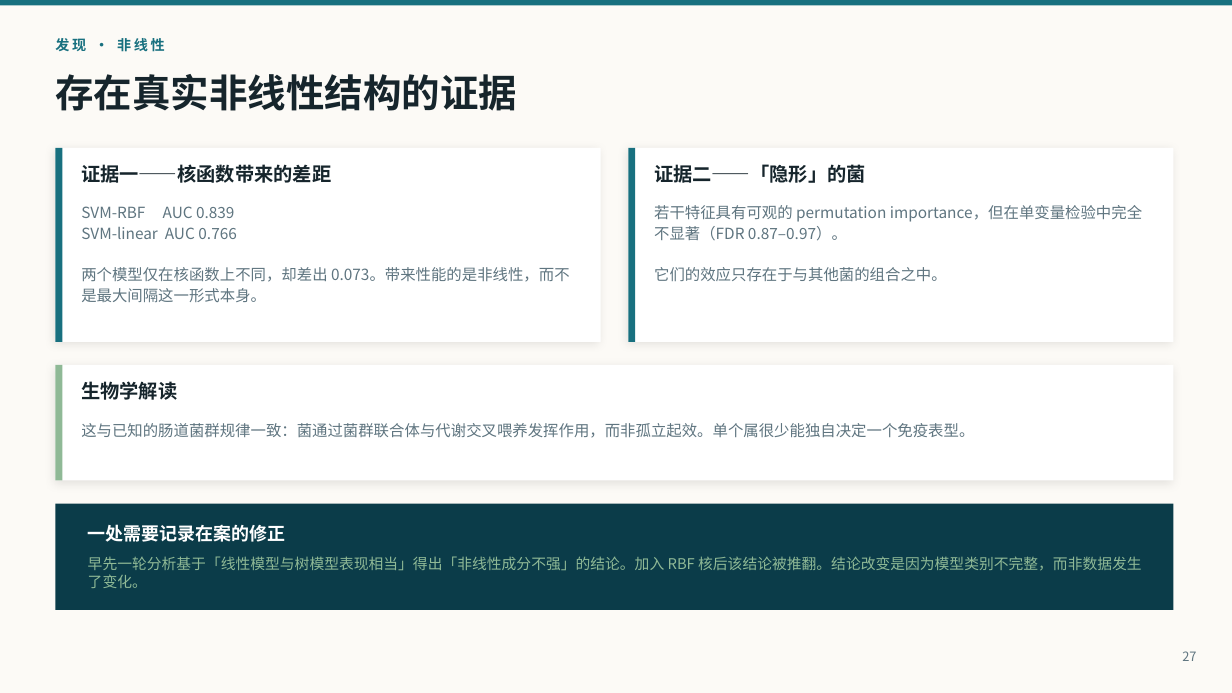
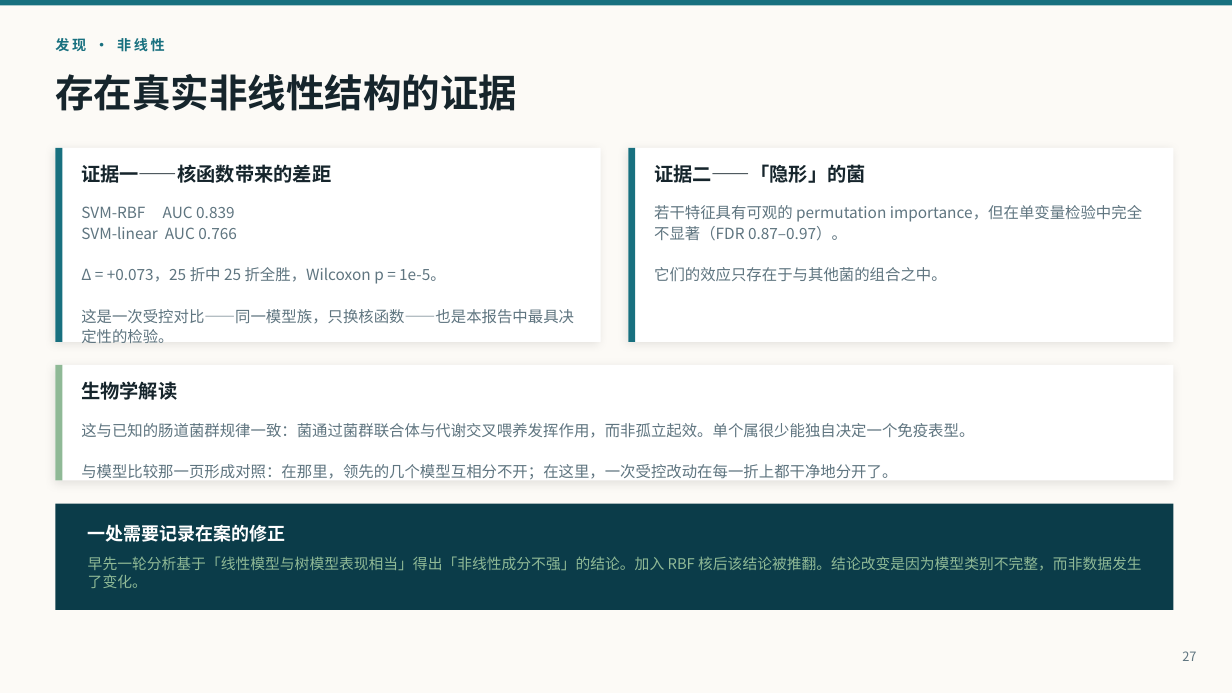
Before and after one commit to pengsihua2023/Christina-machine-learning-project, a slide deck: slide 27 of slides/Influenza_Microbiome_ML_Overview_ZH.pptx. Drawn at 1232x693 pixels with LibreOffice and Linux fonts; fonts in the diff are those of the drawing. Boxes give left, top, right and bottom in pixels: in the first picture for what was removed or moved away, otherwise in the second. Text is boxed around its words. In the diff, an @@ line names an element or a change of style, - is before the commit and + after.

```diff
--- a/slides/Influenza_Microbiome_ML_Overview_ZH.pptx
+++ b/slides/Influenza_Microbiome_ML_Overview_ZH.pptx
@@ text at <box>81,267,574,343</box>: text changed @@
-两个模型仅在核函数上不同，却差出 0.073。带来性能的是非线性，而不是最大间隔这一形式本身。
+Δ = +0.073，25 折中 25 折全胜，Wilcoxon p = 1e-5。
+这是一次受控对比——同一模型族，只换核函数——也是本报告中最具决定性的检验。
@@ text at <box>81,464,897,480</box>: paragraph added @@
+与模型比较那一页形成对照：在那里，领先的几个模型互相分不开；在这里，一次受控改动在每一折上都干净地分开了。
```
Also in this commit, not shown: 1 other slide changed, 1 slide added, 1 slide removed, 7 other files.
